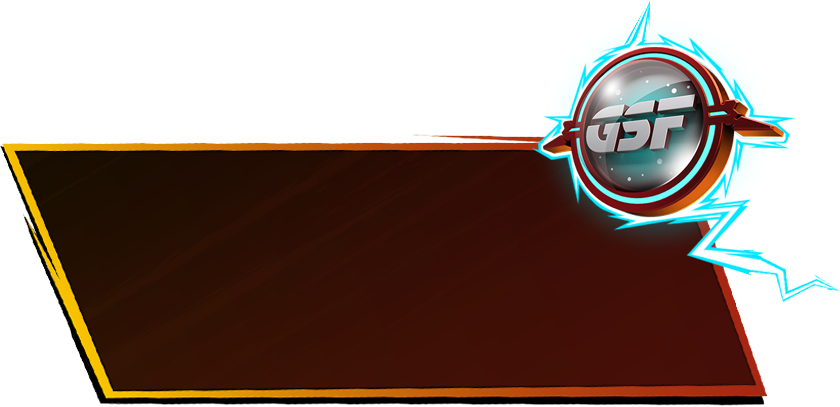
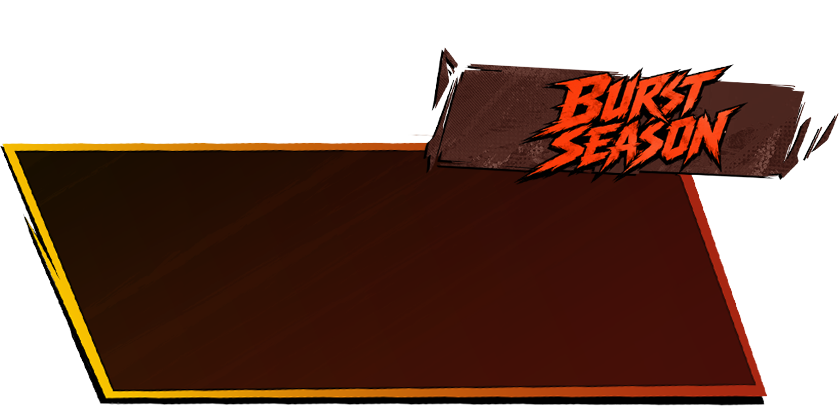
Layer changes from the first 840 × 407 image to the second:
added layer "Layer 2 copy" above "Layer 10" over [426, 47, 839, 183]
hid "Layer 6" over [531, 0, 840, 302]
hid "Layer 9" over [530, 3, 786, 258]